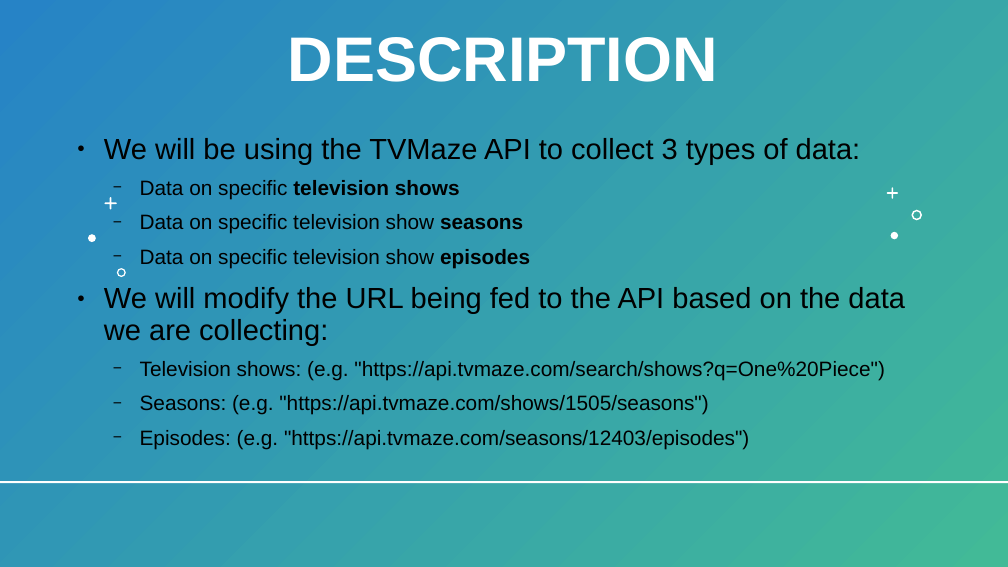
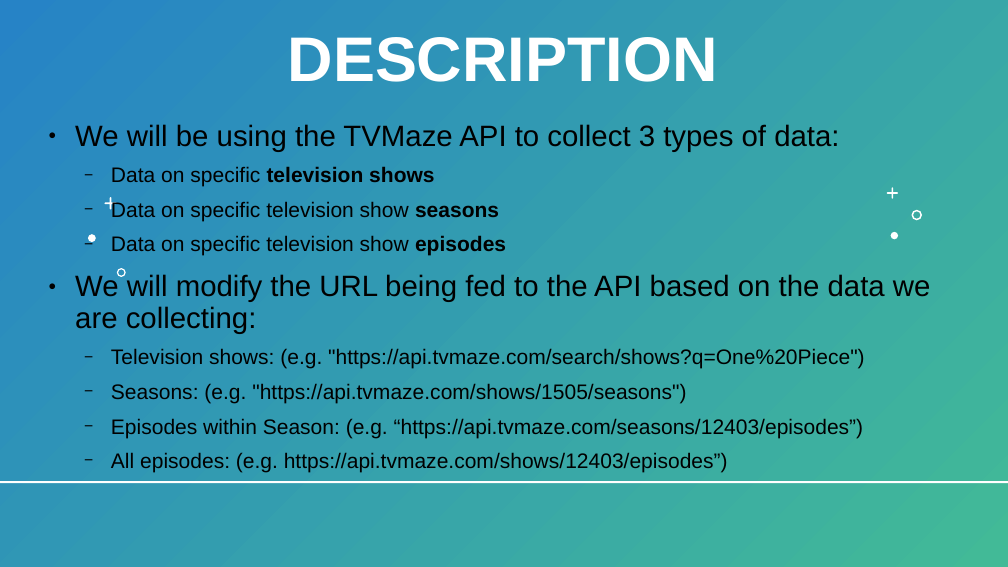
Before and after one commit to BaldeepDhada/API-Shows, a slide deck: slide 2 of 534-Slides.pptx. Drawn at 1008x567 pixels with LibreOffice and Linux fonts; fonts in the diff are those of the drawing. Boxes give left, top, right and bottom in pixels: in the first picture for what was removed or moved away, otherwise in the second. Text is boxed around its words. In the diff, an @@ line names an element or a change of style, - is before the commit and + after.

```diff
--- a/534-Slides.pptx
+++ b/534-Slides.pptx
@@ text "We will be using the ...": place and size @@
-text "We will be using the ..." at bbox=[104, 138, 905, 449]
+text "We will be using the ..." at bbox=[75, 124, 931, 473]
@@ text at bbox=[75, 124, 931, 404]: size 27.7 to 28 pt in "We will be using the TVMaze API ...", "We will modify the URL being fed ..."; size 19.8 to 20 pt in "Data on specific television shows", "Data on specific television show seasons", "Data on specific television show episodes", "Television shows: (e.g. "https://api.tvmaze.com/search/shows ..." and 1 more places @@
@@ freeform shape at bbox=[104, 197, 116, 209]: outline redrawn @@
@@ text at bbox=[111, 418, 864, 473]: text changed; size 19.8 to 20 pt @@
-  − Episodes: (e.g. "https://api.tvmaze.com/seasons/12403/episodes")
+  − Episodes within Season: (e.g. “https://api.tvmaze.com/seasons/12403/episodes”)
+  − All episodes: (e.g. https://api.tvmaze.com/shows/12403/episodes”)
```
Also in this commit, not shown: 3 other slides changed, 2 slides added.
